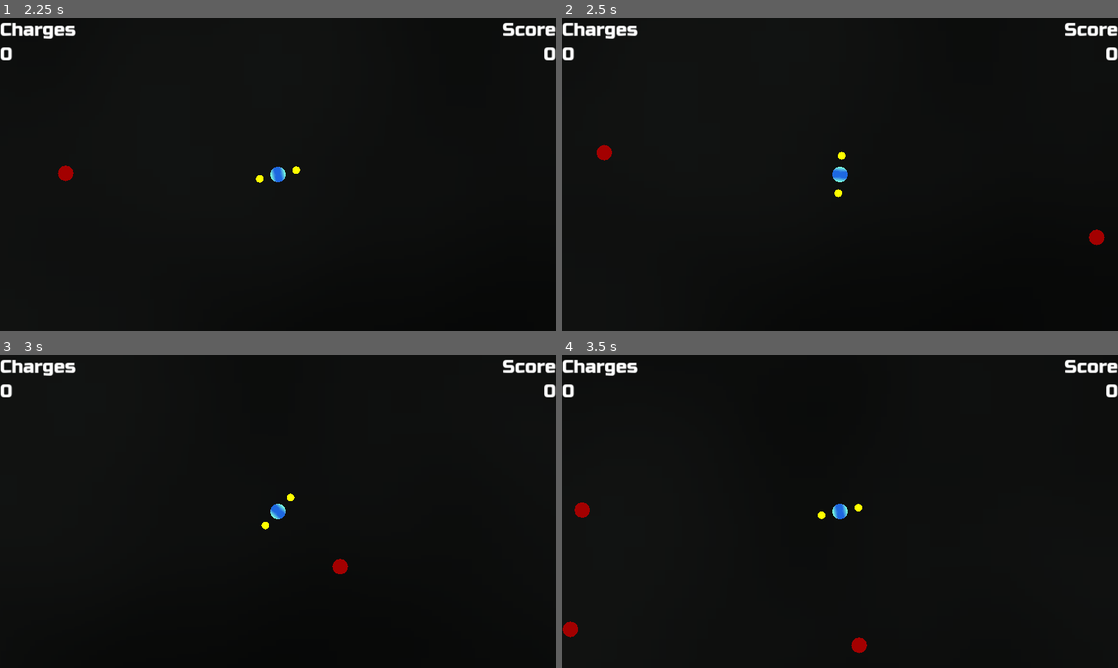
Above: before the commit, frames 1-4 (two rows, left to right).
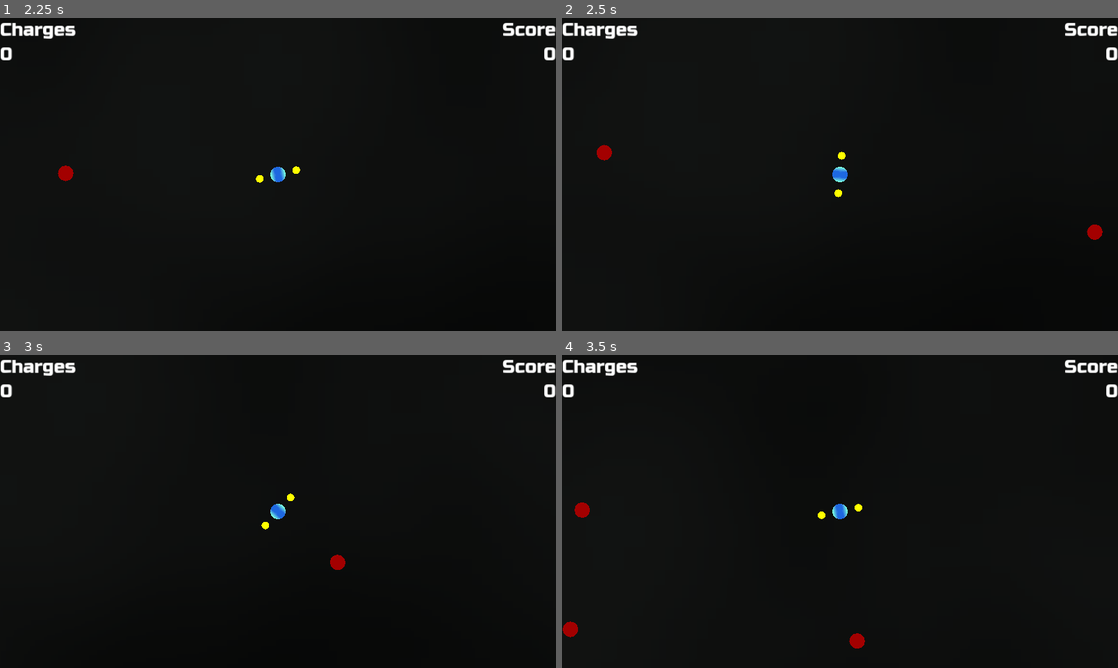
Above: after the commit, the same moments.

Repository: doctor-g/LD55
Game: Godot game, scene res://world.tscn
Same seed, same stepped clock (60 frames per second), same inputs: the game is played once before the commit and once after it.
Inputs (mouse positions are in pixels of both pictures, inside the frame that each line leads up to):
- Up to frame 1 (2.25 s): tap Enter at 0.5 s; move the mouse to (400, 158) at 0.52 s; hold D (move_right) 0.53-1.28 s; tap Space (summon) at 0.6, 1.35, 2.1 s; move the mouse to (166, 190) at 1.27 s; hold S (move_down) 1.28-2.03 s; move the mouse to (333, 105) at 2.02 s; hold D (move_right) from 2.03 s (still down)
- Up to frame 2 (2.5 s): keep holding D (move_right)
- Up to frame 3 (3 s): move the mouse to (250, 574) at 2.77 s; release D (move_right) at 2.78 s; hold W (move_up) from 2.78 s (still down); tap Space (summon) at 2.85 s
- Up to frame 4 (3.5 s): keep holding W (move_up)

Frame 1 is identical in both runs. In frame 2, 0.1% of the frame differs, in the area x 94-98%, y 66-73%; in frame 3, less than 0.1%; in frame 4, less than 0.1%.

Commit message:
Increase spawn rate more gently

Diff:
--- /dev/null
+++ b/project/spawn_rate.tres
@@ -0,0 +1,6 @@
+[gd_resource type="Curve" format=3 uid="uid://8qk4l6dfb15x"]
+
+[resource]
+max_value = 2.0
+_data = [Vector2(0, 0.5), 0.0, 1.5, 0, 1, Vector2(1, 2), 1.5, 0.0, 1, 0]
+point_count = 2
--- a/project/world.gd
+++ b/project/world.gd
@@ -3,17 +3,21 @@
 const SPAWN_DISTANCE := 25.0 # Should be offscreen for all
 const SECONDS_PER_SPAWN_DECAY_PER_SPAWN := 0.1
 
-var _seconds_per_spawn := 2.0
-var _time_to_next_spawn := 0.0
+@export var spawn_rate : Curve
+@export var seconds_until_max_spawn_rate := 30.0
+
+var _seconds_to_next_spawn := 0.0
+var _elapsed_seconds := 0.0
 var _ready_to_play_again := false
 
 func _physics_process(delta: float) -> void:
-	_time_to_next_spawn -= delta
+	_elapsed_seconds += delta
+	_seconds_to_next_spawn -= delta
 
-	if _time_to_next_spawn <= 0 and $Hero.alive:
+	if _seconds_to_next_spawn <= 0 and $Hero.alive:
 		_spawn_enemies()
-		_time_to_next_spawn = _seconds_per_spawn
-		_seconds_per_spawn -= SECONDS_PER_SPAWN_DECAY_PER_SPAWN
+		var spawns_per_second := spawn_rate.sample(_elapsed_seconds / seconds_until_max_spawn_rate)
+		_seconds_to_next_spawn = 1.0 / spawns_per_second
 
 
 func _spawn_enemies() -> void:
--- a/project/world.tscn
+++ b/project/world.tscn
@@ -1,7 +1,8 @@
-[gd_scene load_steps=12 format=3 uid="uid://dh5hoos1cp7mn"]
+[gd_scene load_steps=13 format=3 uid="uid://dh5hoos1cp7mn"]
 
 [ext_resource type="PackedScene" uid="uid://chgdlfcyb06pk" path="res://hero.tscn" id="1_ejil5"]
 [ext_resource type="Script" path="res://world.gd" id="1_fbrej"]
+[ext_resource type="Curve" uid="uid://8qk4l6dfb15x" path="res://spawn_rate.tres" id="2_1fin0"]
 [ext_resource type="PackedScene" uid="uid://b77yhh5ub87hw" path="res://enemy.tscn" id="2_83wmn"]
 [ext_resource type="FontFile" uid="uid://vciwig5ix68c" path="res://RussoOne-Regular.ttf" id="4_h8po8"]
 [ext_resource type="AudioStream" uid="uid://cikl83523lp5p" path="res://theme.ogg" id="5_1wi3g"]
@@ -29,6 +30,7 @@
 
 [node name="World" type="Node3D"]
 script = ExtResource("1_fbrej")
+spawn_rate = ExtResource("2_1fin0")
 
 [node name="Hero" parent="." instance=ExtResource("1_ejil5")]
 
